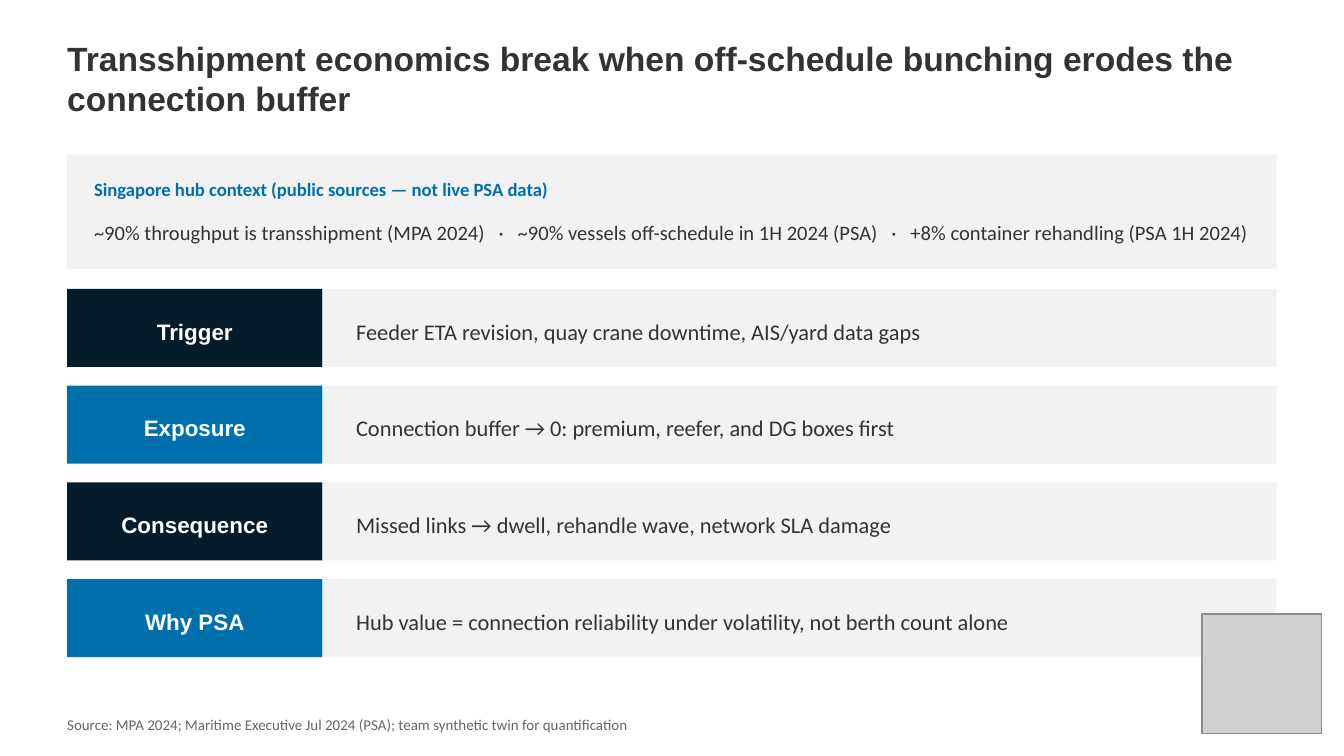
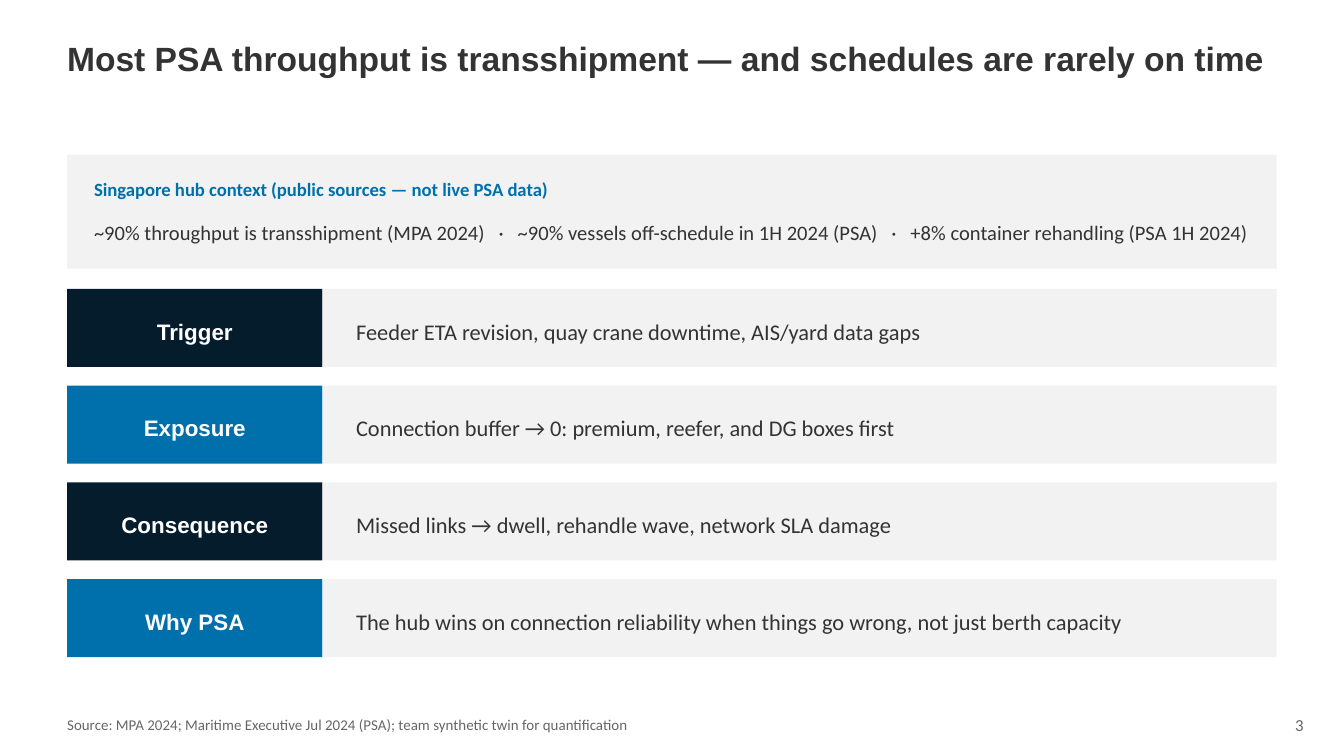
Before and after one commit to piyaphat38030/psa-relay, a slide deck: slide 3 of deliverables/RELAY_Presentation.pptx. Drawn at 1344x756 pixels with LibreOffice and Linux fonts; fonts in the diff are those of the drawing; grey boxes stand for pictures. Boxes give left, top, right and bottom in pixels: in the first picture for what was removed or moved away, otherwise in the second. Text is boxed around its words. In the diff, an @@ line names an element or a change of style, - is before the commit and + after.

```diff
--- a/deliverables/RELAY_Presentation.pptx
+++ b/deliverables/RELAY_Presentation.pptx
@@ text at (67, 46, 1263, 77): text changed @@
-Transshipment economics break when off-schedule bunching erodes the connection buffer
+Most PSA throughput is transshipment — and schedules are rarely on time
@@ text at (356, 614, 1122, 634): text changed @@
-Hub value = connection reliability under volatility, not berth count alone
+The hub wins on connection reliability when things go wrong, not just berth capacity
@@ picture removed at (1202, 614, 1321, 734) @@
```
Also in this commit, not shown: 13 other slides changed, 2 other files.
